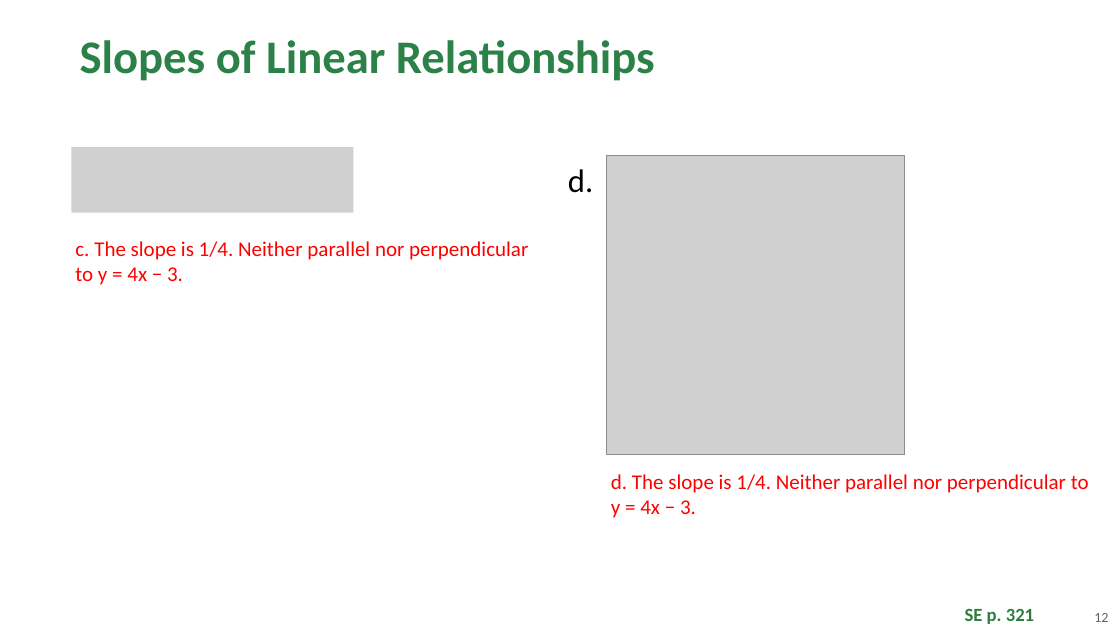
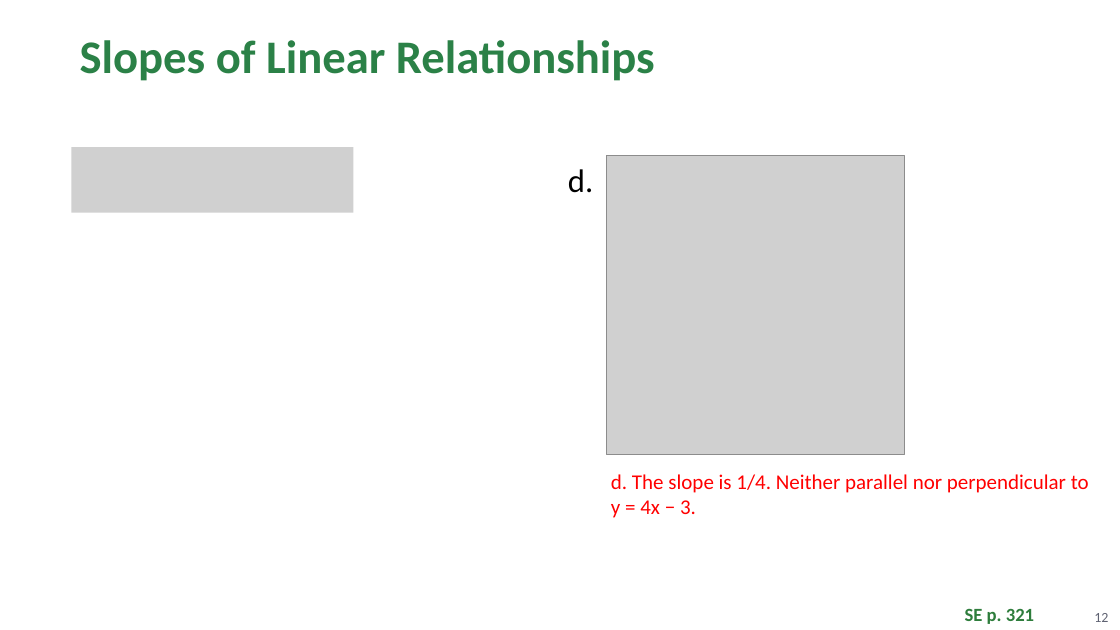
Before and after one commit to Apolloat2022/Algebra1M2U1L4, a slide deck: slide 12 of Module 2 topic 2/BLMathematics_AlgI_M2_T2_L4_LessonSlides_ENG_with_answers.pptx. Drawn at 1120x630 pixels with LibreOffice and Linux fonts; fonts in the diff are those of the drawing; grey boxes stand for pictures; background and template pictures are left out. Boxes give left, top, right and bottom in pixels: in the first picture for what was removed or moved away, otherwise in the second. Text is boxed around its words. In the diff, an @@ line names an element or a change of style, - is before the commit and + after.

```diff
--- a/Module 2 topic 2/BLMathematics_AlgI_M2_T2_L4_LessonSlides_ENG_with_answers.pptx
+++ b/Module 2 topic 2/BLMathematics_AlgI_M2_T2_L4_LessonSlides_ENG_with_answers.pptx
@@ text removed at (75, 241, 528, 285) @@
-c. The slope is 1/4. Neither parallel nor perpendicular to y = 4x − 3.
```
Also in this commit, not shown: 1 other slide changed, 1 other file.
